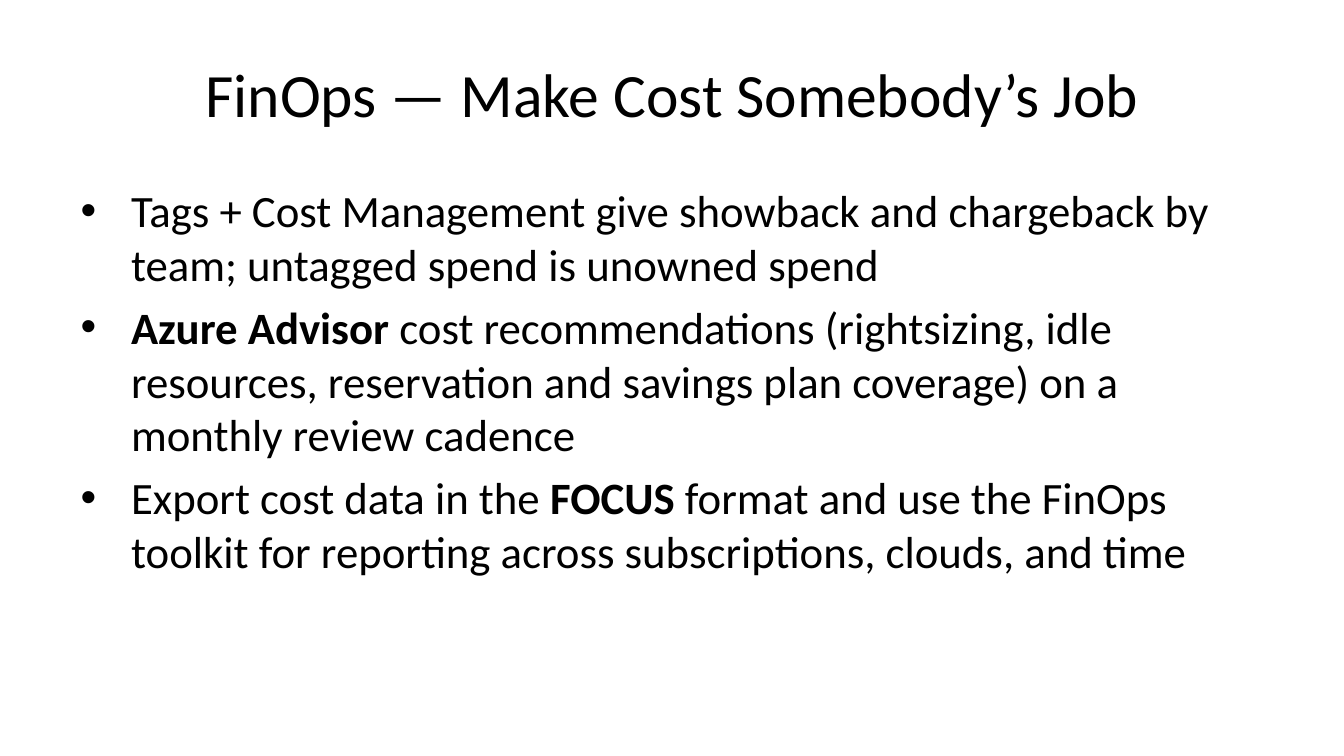
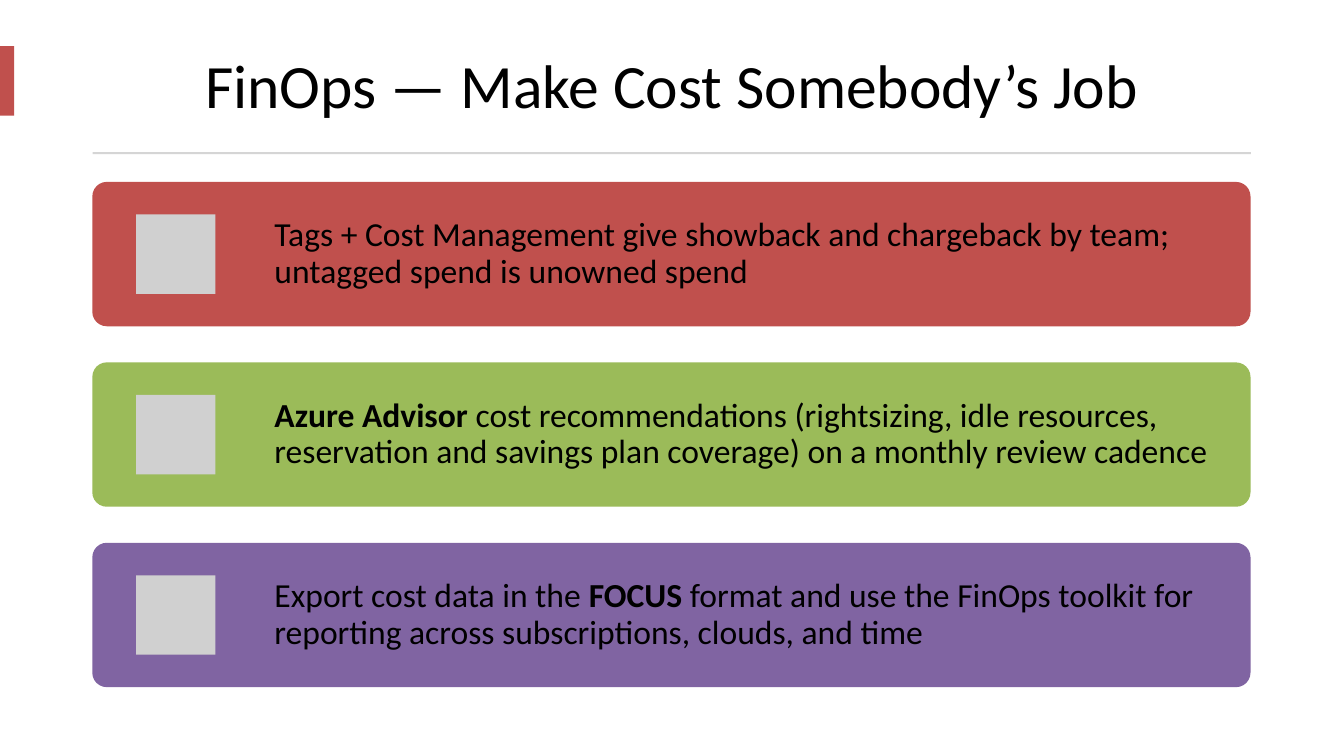
Before and after one commit to DC-AC/Azure-Precon, a slide deck: slide 104 of azure-precon-slides.pptx (slide 99 before the commit). Drawn at 1344x756 pixels with LibreOffice and Linux fonts; fonts in the diff are those of the drawing; grey boxes stand for pictures. Boxes give left, top, right and bottom in pixels: in the first picture for what was removed or moved away, otherwise in the second. Text is boxed around its words. In the diff, an @@ line names an element or a change of style, - is before the commit and + after.

```diff
--- a/azure-precon-slides.pptx
+++ b/azure-precon-slides.pptx
@@ title "FinOps — Make Cost Somebody’s ...": place and size @@
-title "FinOps — Make Cost Somebody’s ..." at box(205, 74, 1137, 127)
+title "FinOps — Make Cost Somebody’s ..." at box(205, 65, 1137, 118)
@@ rectangle added at box(0, 46, 13, 116), fill #C0504D @@
@@ rectangle added at box(93, 152, 1251, 153), fill #D5D5D5 @@
@@ text removed at box(131, 196, 1209, 576) @@
-• Tags + Cost Management give showback and chargeback by team; untagged spend is unowned spend
-• Azure Advisor cost recommendations (rightsizing, idle resources, reservation and savings plan coverage) on a monthly review cadence
-• Export cost data in the FOCUS format and use the FinOps toolkit for reporting across subscriptions, clouds, and time
@@ group added at box(93, 181, 1251, 687): 3 rounded rectangles, 3 pictures, 3 texts @@
+Tags + Cost Management give showback and chargeback by team; untagged spend is unowned spend
+Azure Advisor cost recommendations (rightsizing, idle resources, reservation and savings plan coverage) on a monthly review cadence
+Export cost data in the FOCUS format and use the FinOps toolkit for reporting across subscriptions, clouds, and time
```
Also in this commit, not shown: 101 other slides changed, 8 slides added, 1 slide removed, 2 other files.
